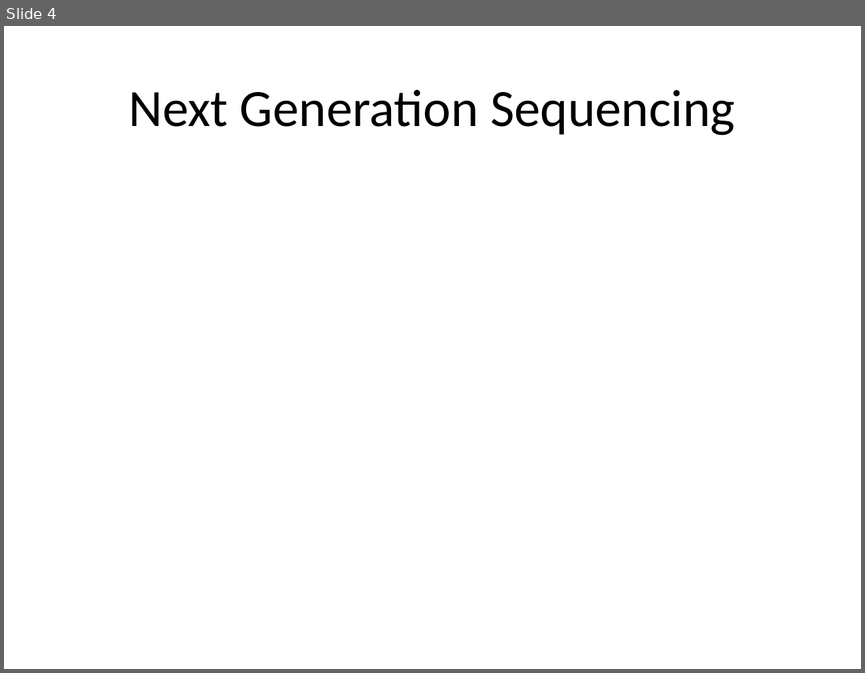
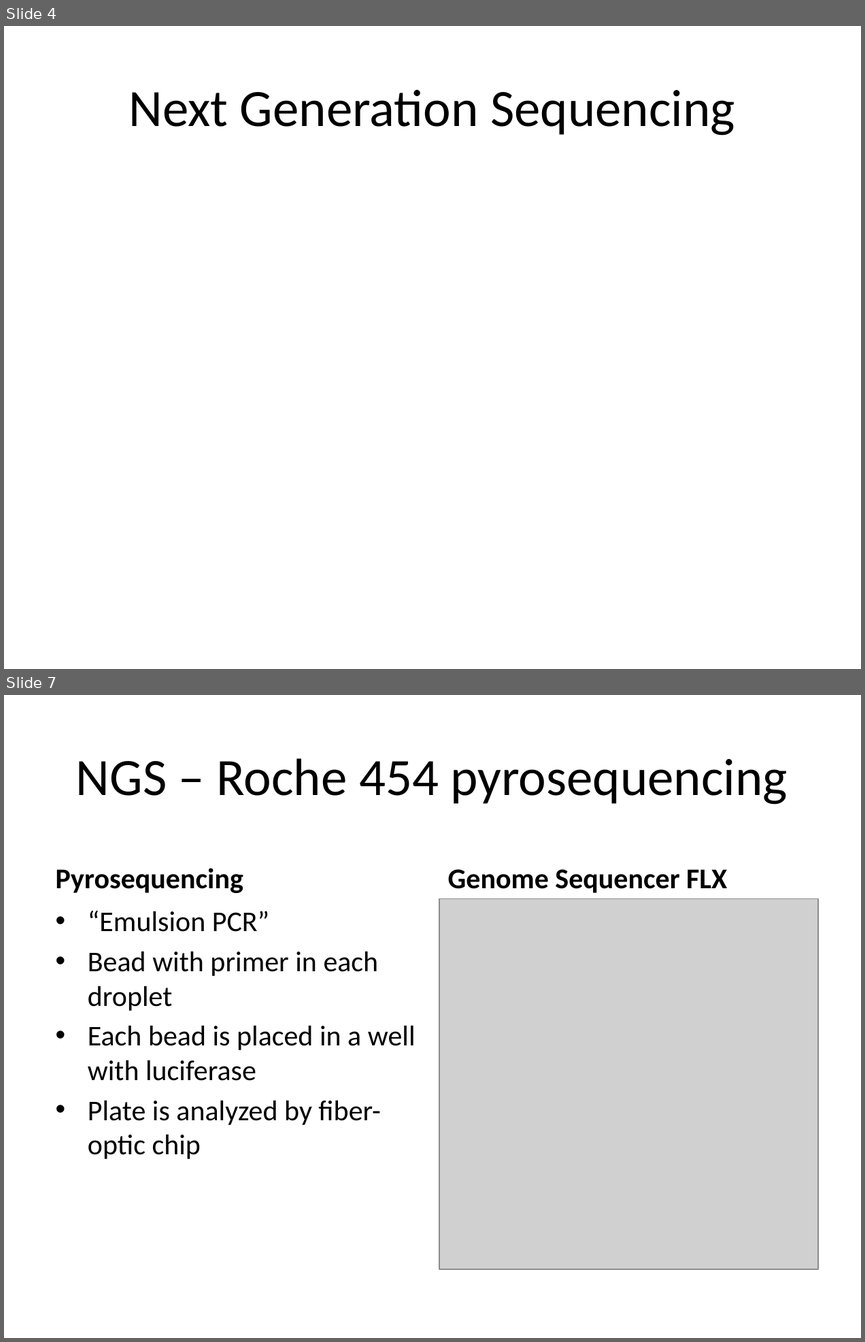
Before and after one commit to rvosa/ngs-workflows, a slide deck: doc/slides/day1/session1/NGSplatforms.pptx. Shown one above the other, each under a label of ours: slide 4 before the commit, slides 4 and 7 after it; the slides between them are not shown. The pictures are 865x673 and 865x1342 pixels, drawn with LibreOffice and Linux fonts; fonts in the diff are those of the drawing; grey boxes stand for pictures. Boxes give left, top, right and bottom in pixels: in the first picture for what was removed or moved away, otherwise in the second. Text is boxed around its words. In the diff, an @@ line names an element or a change of style, - is before the commit and + after.

```diff
--- a/doc/slides/day1/session1/NGSplatforms.pptx
+++ b/doc/slides/day1/session1/NGSplatforms.pptx
@@ slide 7 added at box(4, 695, 861, 1338), background #FFFFFF @@
@@ title added at box(76, 758, 787, 804), 44 pt, text #000000 @@
+NGS – Roche 454 pyrosequencing
@@ text added at box(56, 868, 243, 893), 24 pt, text #000000, bold @@
+Pyrosequencing
@@ text added at box(448, 869, 727, 893), 24 pt, text #000000, bold @@
+Genome Sequencer FLX
@@ text added at box(88, 911, 415, 1159), 24 pt, text #000000 @@
+• “Emulsion PCR”
+• Bead with primer in each droplet
+• Each bead is placed in a well with luciferase
+• Plate is analyzed by fiber-optic chip
@@ picture added at box(439, 899, 818, 1269) @@
```
Also in this commit, not shown: 7 slides changed, 6 other slides added, 2 slides removed.
